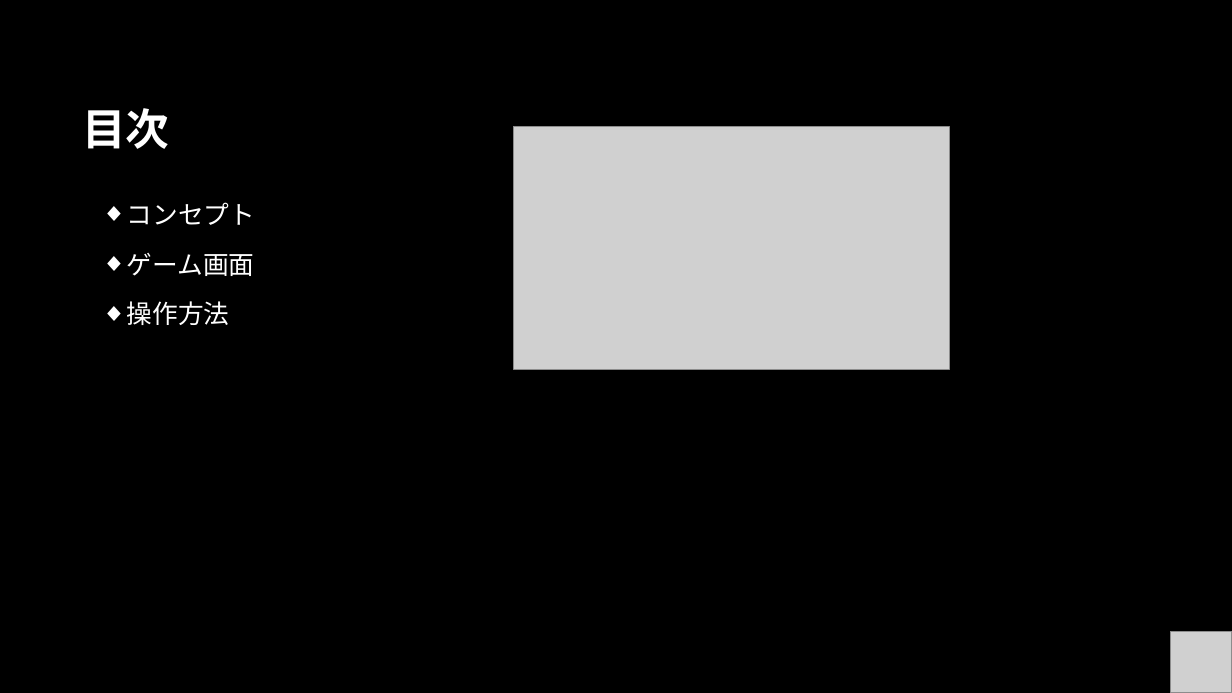
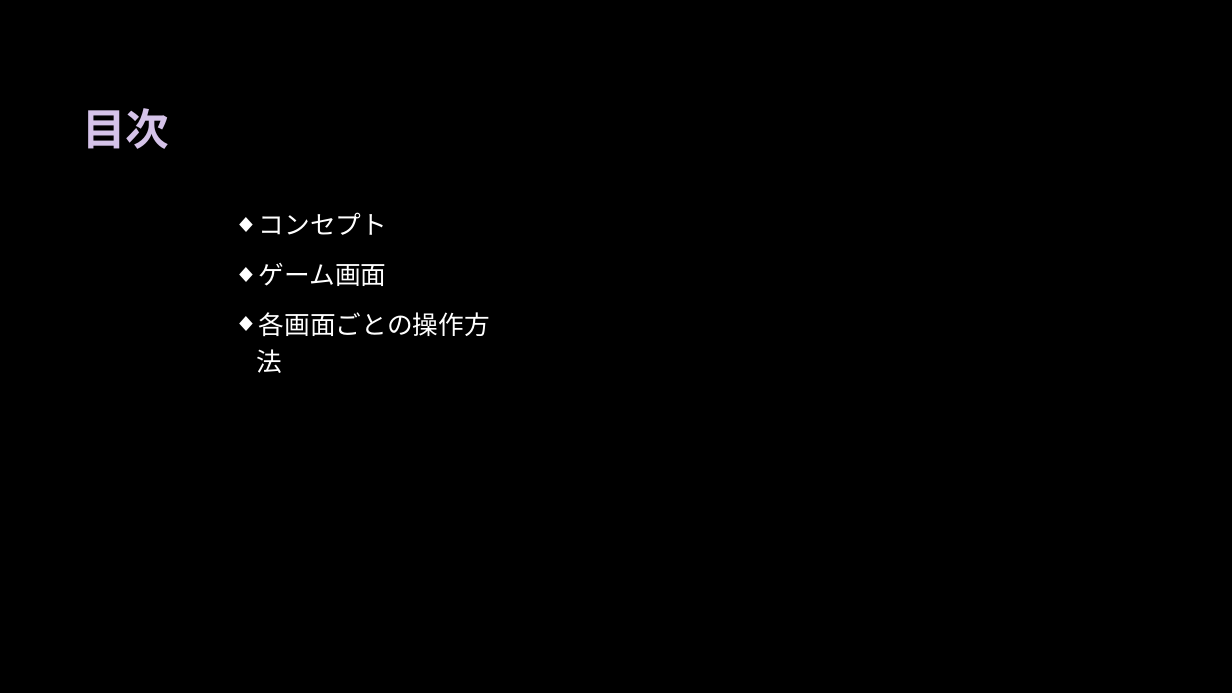
Before and after one commit to TAKU415/GameB, a slide deck: slide 2 of ゲーム説明用プレゼン.pptx. Drawn at 1232x693 pixels with LibreOffice and Linux fonts; fonts in the diff are those of the drawing; grey boxes stand for pictures; background and template pictures are left out. Boxes give left, top, right and bottom in pixels: in the first picture for what was removed or moved away, otherwise in the second. Text is boxed around its words. In the diff, an @@ line names an element or a change of style, - is before the commit and + after.

```diff
--- a/ゲーム説明用プレゼン.pptx
+++ b/ゲーム説明用プレゼン.pptx
@@ title "目次" at (82,108,169,149): text colour #FFFFFF to #D5C3E9 @@
@@ picture removed at (514,127,950,369) @@
@@ text "コンセプト": place and size @@
-text "コンセプト" at (127,202,255,325)
+text "コンセプト" at (259,212,490,336)
@@ text at (259,312,490,336): text changed @@
-◆ 操作方法
+◆ 各画面ごとの操作方法
@@ picture removed at (1171,631,1232,693) @@
```
Also in this commit, not shown: 4 other slides changed, 3 slides added, 2 other files.
